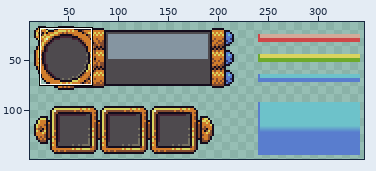
Two versions of one sprite sheet, Assets/Art/UI/ui_upscaled.png. The first picture is a wide view before the edit; the outline marks the close-up.
Close-up. The starting point:
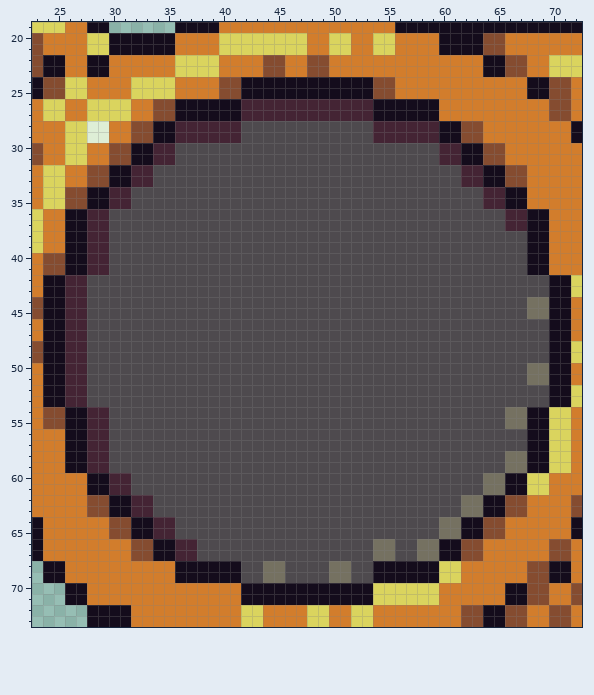
The file is 368x160 pixels. Colours within 5 levels of each other are drawn and written as one. Shown: x 23..72, y 19..73. The wide view leaves out empty margins.
Once edited:
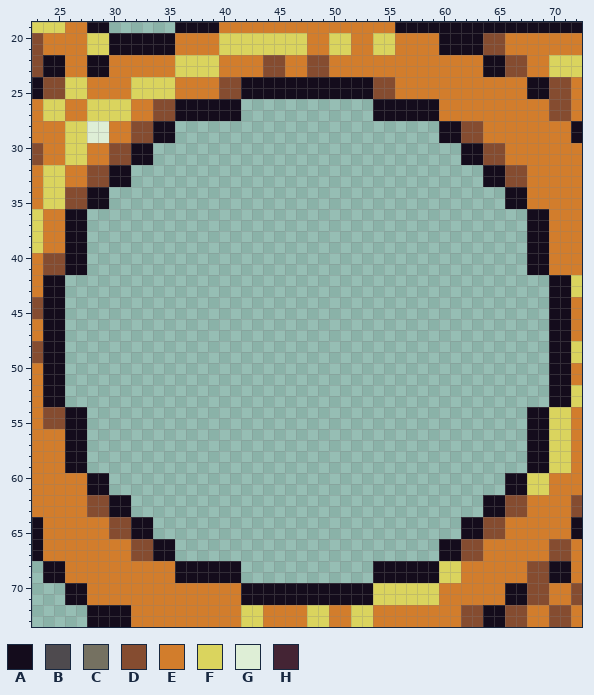
Palette (. is transparent): A #140c1c  B #4e4a4e  C #757161  D #854c30  E #d27d2c  F #dad45e  G #deeed6  H #442434
From old to new:
y 26..27: x 42..53 HHHHHHHHHHHH -> ............
y 28..29: x 36..59 HHHHHHBBBBBBBBBBBBHHHHHH -> ........................
y 30..31: x 34..61 HHBBBBBBBBBBBBBBBBBBBBBBBBHH -> ............................
y 32..33: x 32..63 HHBBBBBBBBBBBBBBBBBBBBBBBBBBBBHH -> ................................
y 34..35: x 30..65 HHBBBBBBBBBBBBBBBBBBBBBBBBBBBBBBBBHH -> ....................................
y 36..37: x 28..67 HHBBBBBBBBBBBBBBBBBBBBBBBBBBBBBBBBBBBBHH -> ........................................
y 38..41: x 28..67 HHBBBBBBBBBBBBBBBBBBBBBBBBBBBBBBBBBBBBBB -> ........................................
y 42..43: x 26..69 HHBBBBBBBBBBBBBBBBBBBBBBBBBBBBBBBBBBBBBBBBBB -> ............................................
y 44..45: x 26..69 HHBBBBBBBBBBBBBBBBBBBBBBBBBBBBBBBBBBBBBBBBCC -> ............................................
y 46..49: x 26..69 HHBBBBBBBBBBBBBBBBBBBBBBBBBBBBBBBBBBBBBBBBBB -> ............................................
y 50..51: x 26..69 HHBBBBBBBBBBBBBBBBBBBBBBBBBBBBBBBBBBBBBBBBCC -> ............................................
y 52..53: x 26..69 HHBBBBBBBBBBBBBBBBBBBBBBBBBBBBBBBBBBBBBBBBBB -> ............................................
y 54..55: x 28..67 HHBBBBBBBBBBBBBBBBBBBBBBBBBBBBBBBBBBBBCC -> ........................................
y 56..57: x 28..67 HHBBBBBBBBBBBBBBBBBBBBBBBBBBBBBBBBBBBBBB -> ........................................
y 58..59: x 28..67 HHBBBBBBBBBBBBBBBBBBBBBBBBBBBBBBBBBBBBCC -> ........................................
y 60..61: x 30..65 HHBBBBBBBBBBBBBBBBBBBBBBBBBBBBBBBBCC -> ....................................
y 62..63: x 32..63 HHBBBBBBBBBBBBBBBBBBBBBBBBBBBBCC -> ................................
y 64..65: x 34..61 HHBBBBBBBBBBBBBBBBBBBBBBBBCC -> ............................
y 66..67: x 36..59 HHBBBBBBBBBBBBBBBBCCBBCC -> ........................
y 68..69: x 42..53 BBCCBBBBCCBB -> ............
